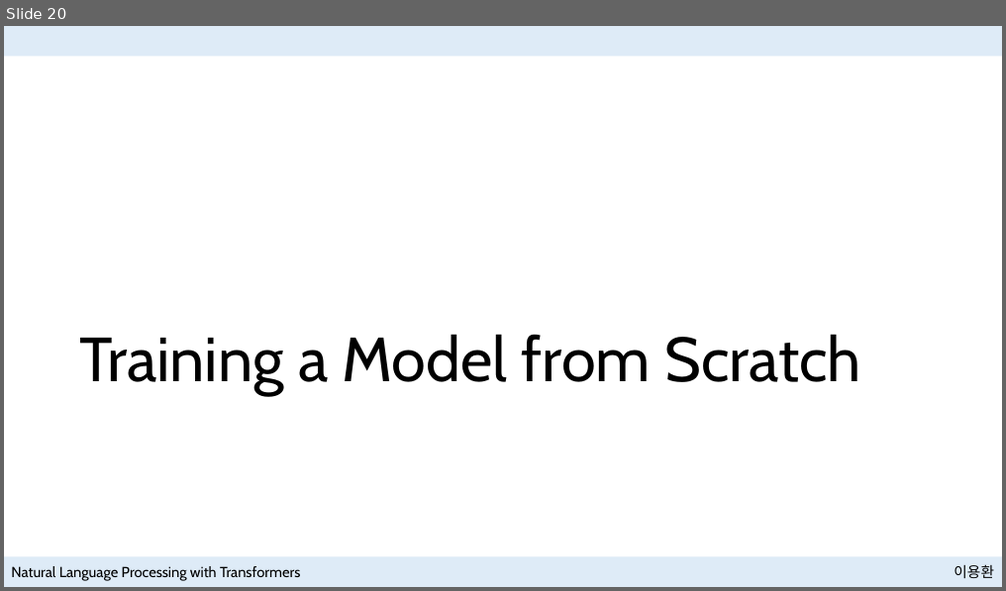
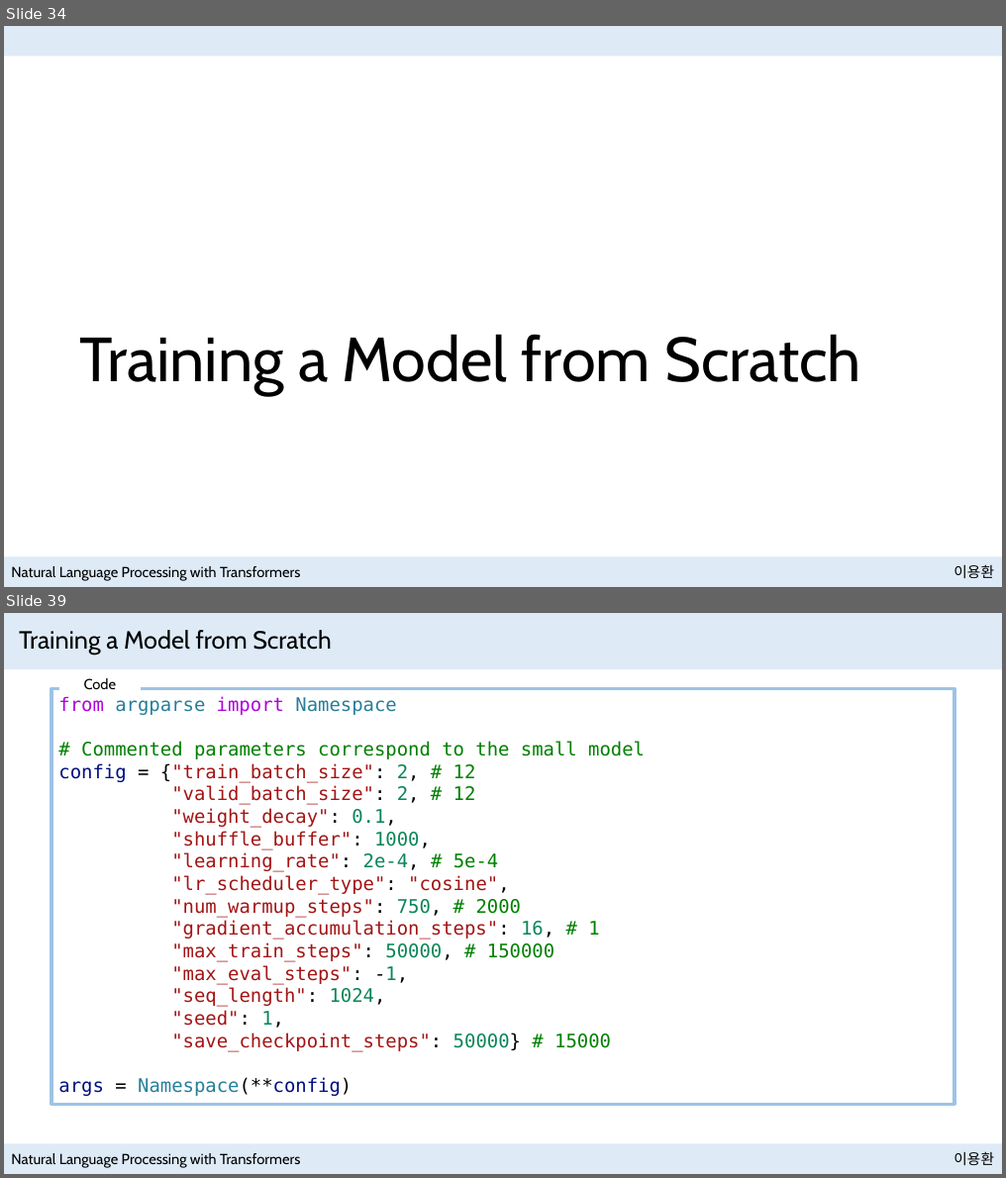
Before and after one commit to NewPlus/SeminarforNLP, a slide deck: Seminar/Book_Natural Language Processing with Transformers/Presentation files/Training Transformers from Scratch with Hugging Face.pptx. Shown one above the other, each under a label of ours: slide 20 before the commit, slides 34 and 39 after it; the slides between them are not shown. The pictures are 1006x591 and 1006x1178 pixels, drawn with LibreOffice and Linux fonts; fonts in the diff are those of the drawing. Boxes give left, top, right and bottom in pixels: in the first picture for what was removed or moved away, otherwise in the second. Text is boxed around its words. In the diff, an @@ line names an element or a change of style, - is before the commit and + after.

```diff
--- a/Seminar/Book_Natural Language Processing with Transformers/Presentation files/Training Transformers from Scratch with Hugging Face.pptx
+++ b/Seminar/Book_Natural Language Processing with Transformers/Presentation files/Training Transformers from Scratch with Hugging Face.pptx
@@ slide 39 added at (4,613,1002,1174), background #FFFFFF; not listed: 3 template elements that a slide beside it also shows @@
@@ rectangle added at (4,613,1002,669), fill #DEEBF7 @@
@@ title added at (19,630,331,655), 24 pt, text #000000 @@
+Training a Model from Scratch
@@ rectangle added at (59,671,141,697), fill #FFFFFF, 14 pt, text #000000 @@
+Code
@@ rectangle added at (52,688,954,1104), outline #9DC3E6 3 pt, 18 pt, text #A31515 @@
+from argparse import Namespace
+# Commented parameters correspond to the small model
+config = {"train_batch_size": 2, # 12
+"valid_batch_size": 2, # 12
+"weight_decay": 0.1,
+"shuffle_buffer": 1000,
+"learning_rate": 2e-4, # 5e-4
+"lr_scheduler_type": "cosine",
+"num_warmup_steps": 750, # 2000
+"gradient_accumulation_steps": 16, # 1
+"max_train_steps": 50000, # 150000
+"max_eval_steps": -1,
+"seq_length": 1024,
+"seed": 1,
+"save_checkpoint_steps": 50000} # 15000
+args = Namespace(**config)
@@ what was slide 20 is now slide 34 @@
```
Also in this commit, not shown: 3 slides changed, 31 other slides added, 5 other files.
